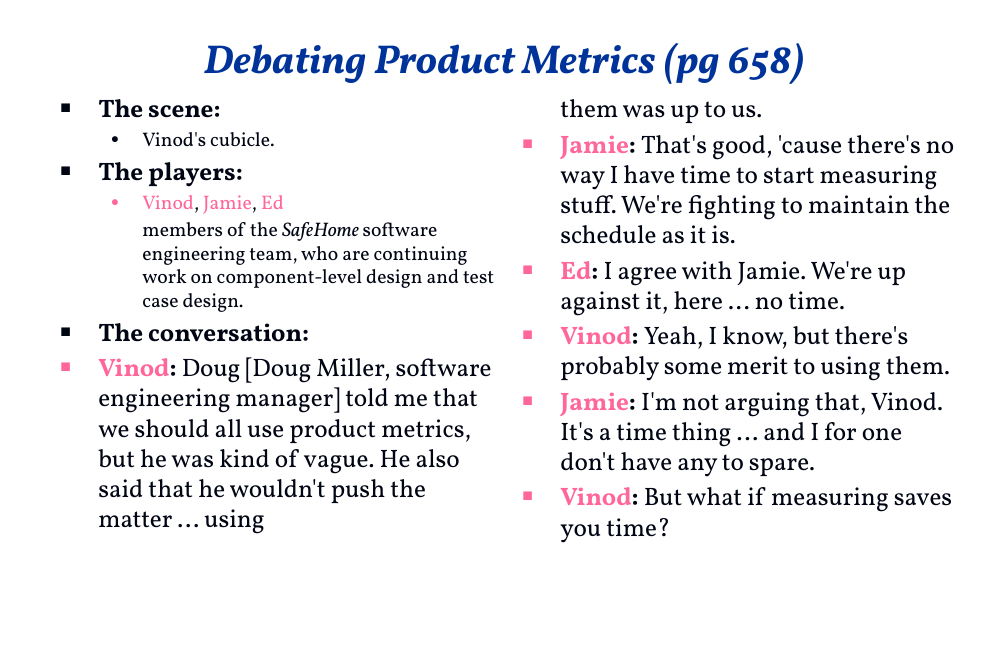
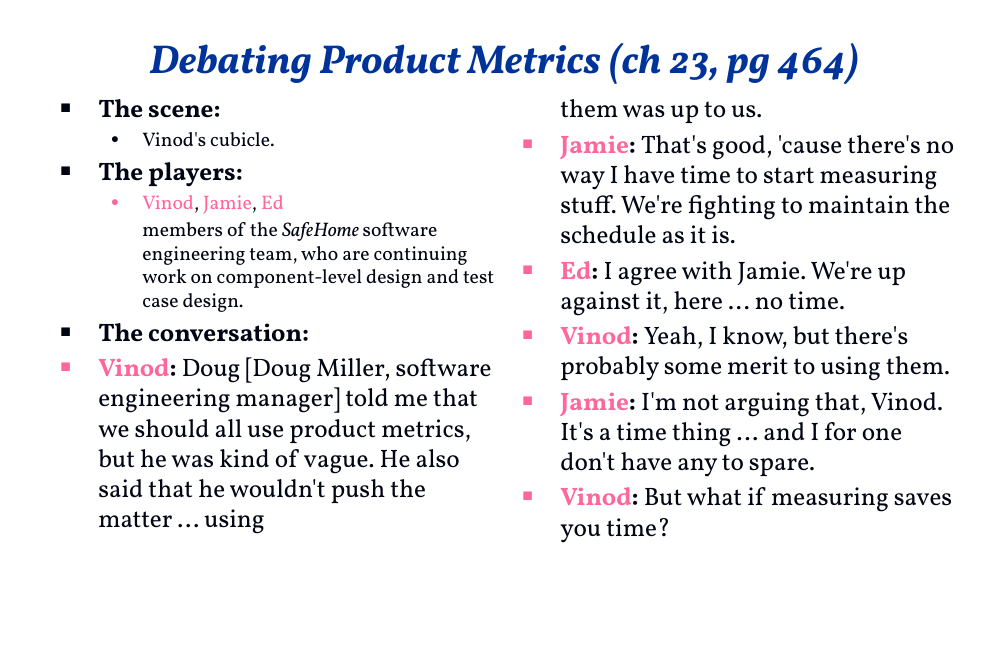
Before and after one commit to swtv-kaist/cs350-fall25, a slide deck: slide 104 of slides/safehome_dialog.pptx (slide 125 before the commit). Drawn at 1008x672 pixels with LibreOffice and Linux fonts; fonts in the diff are those of the drawing; background and template pictures are left out. Boxes give left, top, right and bottom in pixels: in the first picture for what was removed or moved away, otherwise in the second. Text is boxed around its words. In the diff, an @@ line names an element or a change of style, - is before the commit and + after.

```diff
--- a/slides/safehome_dialog.pptx
+++ b/slides/safehome_dialog.pptx
@@ title at bbox=[149, 43, 858, 84]: text changed @@
-Debating Product Metrics (pg 658)
+Debating Product Metrics (ch 23, pg 464)
```
Also in this commit, not shown: 63 other slides changed, 2 slides added, 1 other file.
